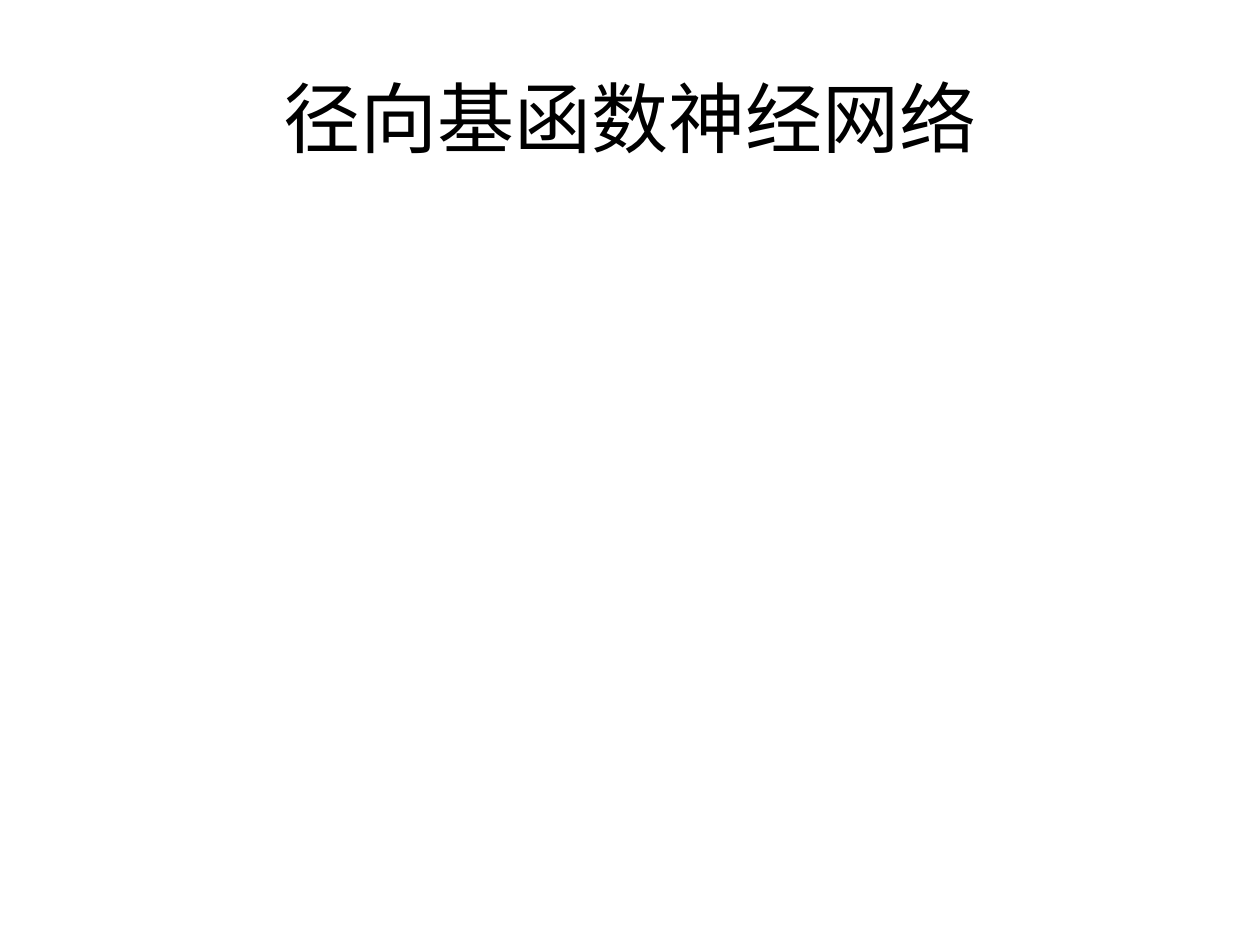
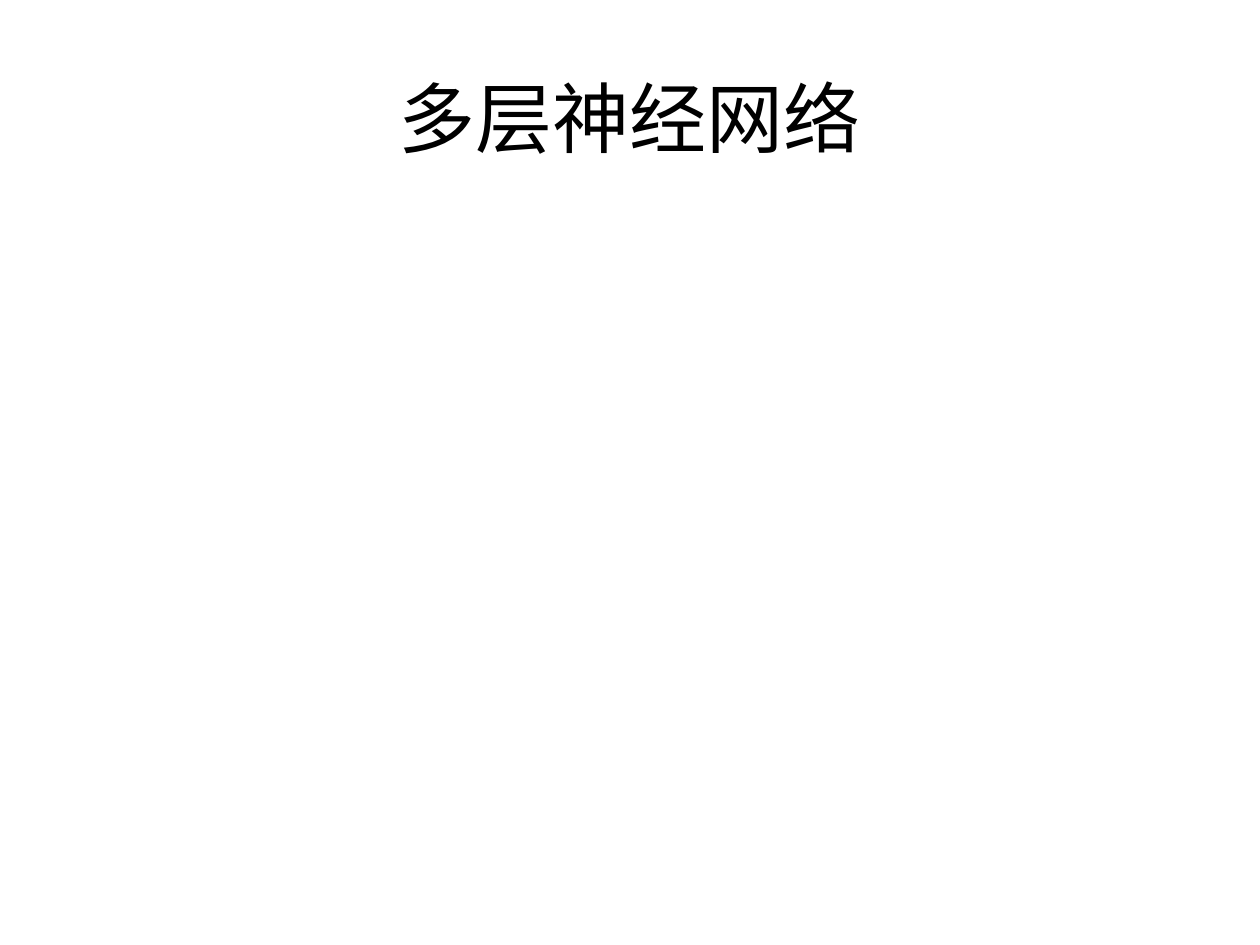
Before and after one commit to wangbin5/samples, a slide deck: slide 15 of docs/神经元网络.pptx (slide 20 before the commit). Drawn at 1260x945 pixels with LibreOffice and Linux fonts; fonts in the diff are those of the drawing. Boxes give left, top, right and bottom in pixels: in the first picture for what was removed or moved away, otherwise in the second. Text is boxed around its words. In the diff, an @@ line names an element or a change of style, - is before the commit and + after.

```diff
--- a/docs/神经元网络.pptx
+++ b/docs/神经元网络.pptx
@@ title at <box>399,81,861,154</box>: text changed @@
-径向基函数神经网络
+多层神经网络
```
Also in this commit, not shown: 6 other slides changed, 8 slides added, 12 slides removed, 19 other files.
